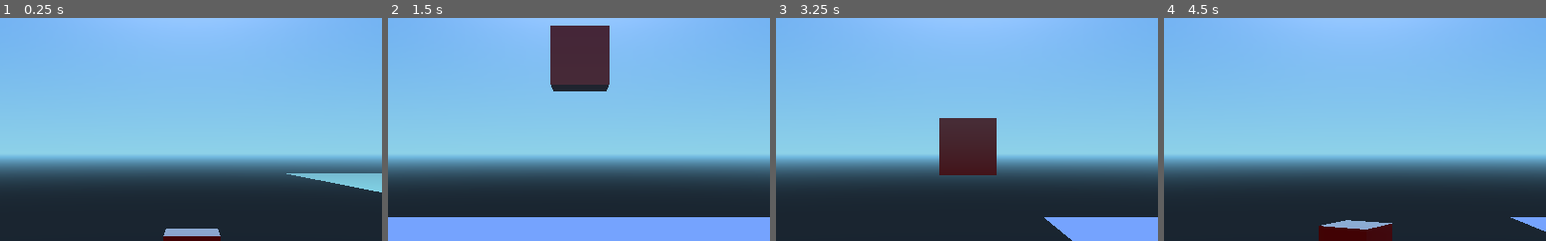
Above: before the commit, frames 1-4 (left to right).
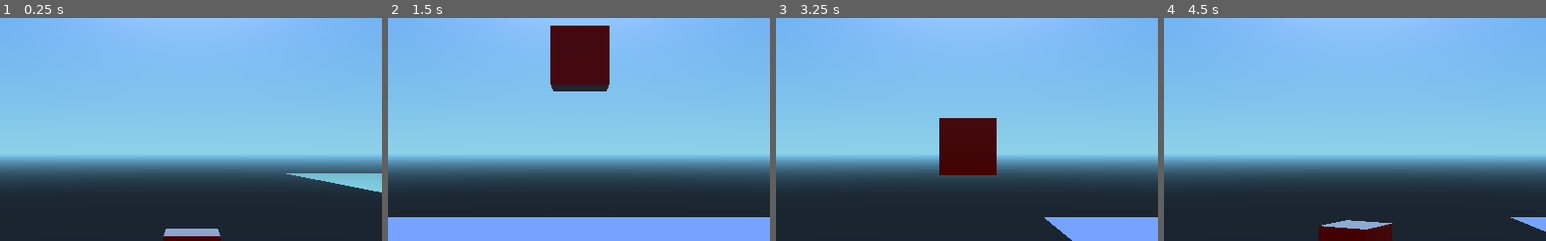
Above: after the commit, the same moments.

Repository: uspgamedev/welcome-to-your-mind
Game: Godot game, scene res://TestWorld.tscn
Two runs of this game, one before a commit and one after it. Both use one fixed random seed, a clock stepped at 60 frames per second and the inputs below.
Inputs (mouse positions are % of the whole screen's width and height, from its top left):
- Up to frame 1 (0.25 s): no input
- Up to frame 2 (1.5 s): move the mouse to (45, 70) at 0.52 s; hold W (movement_forward) from 0.53 s (still down); tap Space (movement_jump) at 0.77 s; move the mouse to (80, 65) at 1.27 s
- Up to frame 3 (3.25 s): tap Space (movement_jump) at 1.52, 3.02 s; move the mouse to (20, 35) at 2.02 s; release W (movement_forward) at 2.03 s; hold A (movement_left) from 2.03 s (still down); move the mouse to (55, 50) at 2.77 s
- Up to frame 4 (4.5 s): move the mouse to (35, 25) at 3.52 s; release A (movement_left) at 3.53 s; hold S (movement_backward) 3.53-4.28 s; tap Space (movement_jump) at 3.77 s; move the mouse to (72, 45) at 4.27 s; hold D (movement_right) from 4.28 s (still down)
The pictures show only the part of the screen within x 25-75%, y 9-59%; the shares and areas given below are measured in that part.

The runs differ from the first frame. In frame 2, 4.1% of the frame differs, in the area x 42-58%, y 3-30%; in frame 3, 3.4%; in frame 4, less than 0.1%.

Commit message:
Change specular value on cube material

Diff:
--- a/PlayerSideScroller.tscn
+++ b/PlayerSideScroller.tscn
@@ -29,7 +29,7 @@
 params_use_alpha_scissor = false
 albedo_color = Color( 1, 0, 0, 1 )
 metallic = 0.0
-metallic_specular = 0.5
+metallic_specular = 0.0
 metallic_texture_channel = 0
 roughness = 0.0
 roughness_texture_channel = 0
@@ -54,7 +54,7 @@
 uv2_triplanar_sharpness = 1.0
 proximity_fade_enable = false
 distance_fade_enable = false
-_sections_unfolded = [ "Albedo" ]
+_sections_unfolded = [ "Albedo", "Metallic" ]
 
 [sub_resource type="CubeMesh" id=3]
 
@@ -123,7 +123,7 @@
 subdivide_width = 0
 subdivide_depth = 0
 
-[node name="Player" type="KinematicBody"]
+[node name="Player" type="KinematicBody" index="0"]
 
 input_ray_pickable = true
 input_capture_on_drag = false
